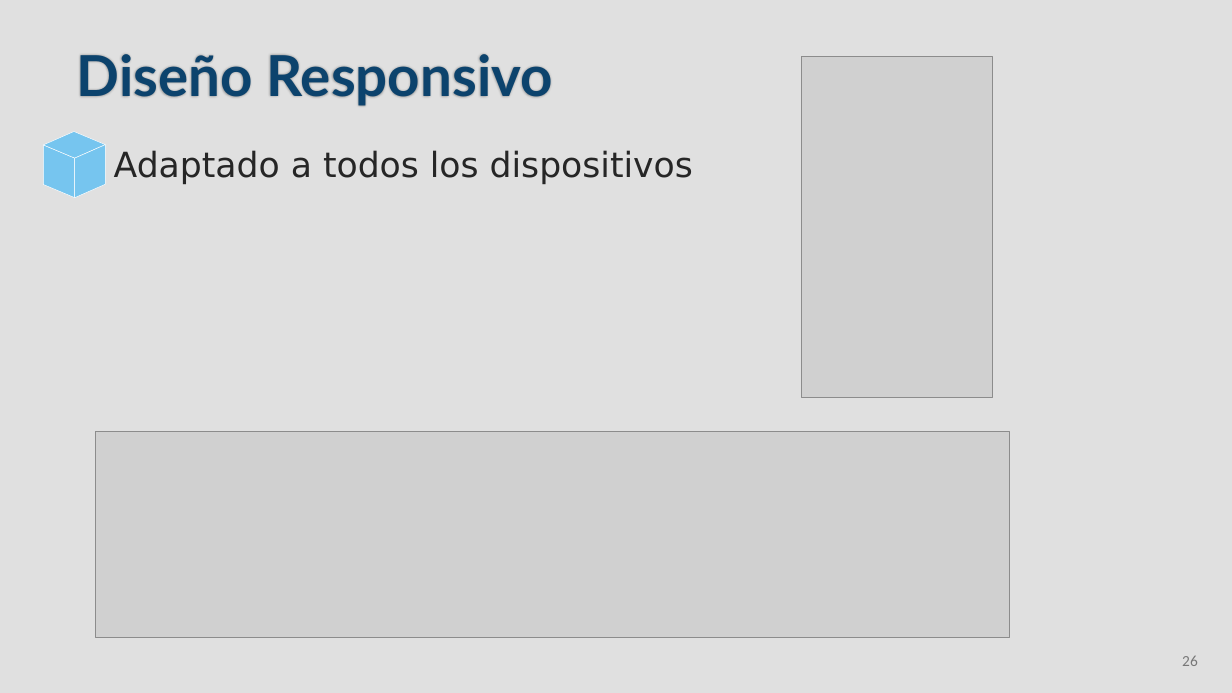
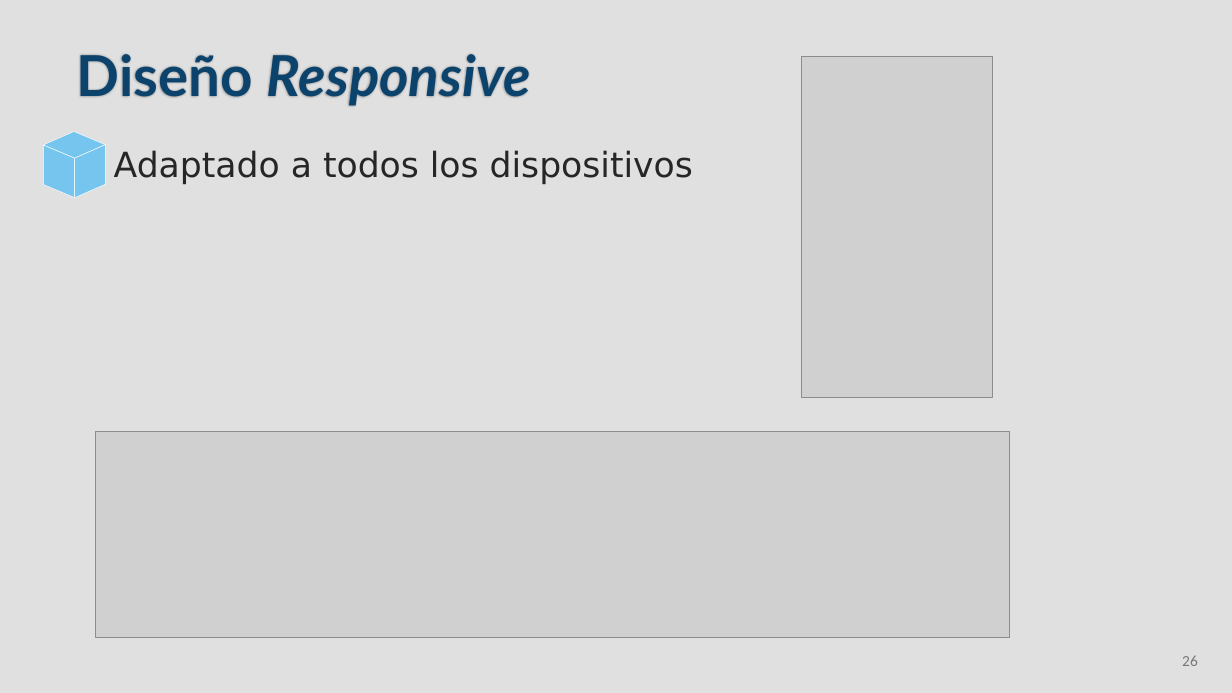
Before and after one commit to DavidBuenoCarmona/TFGinfo, a slide deck: slide 26 of Presentación/TFGinfo.pptx. Drawn at 1232x693 pixels with LibreOffice and Linux fonts; fonts in the diff are those of the drawing; grey boxes stand for pictures. Boxes give left, top, right and bottom in pixels: in the first picture for what was removed or moved away, otherwise in the second. Text is boxed around its words. In the diff, an @@ line names an element or a change of style, - is before the commit and + after.

```diff
--- a/Presentación/TFGinfo.pptx
+++ b/Presentación/TFGinfo.pptx
@@ text in free at (77, 54, 531, 106): text changed; italic on @@
-Diseño Responsivo
+Diseño Responsive
```
Also in this commit, not shown: 6 other slides changed, 2 slides added.
